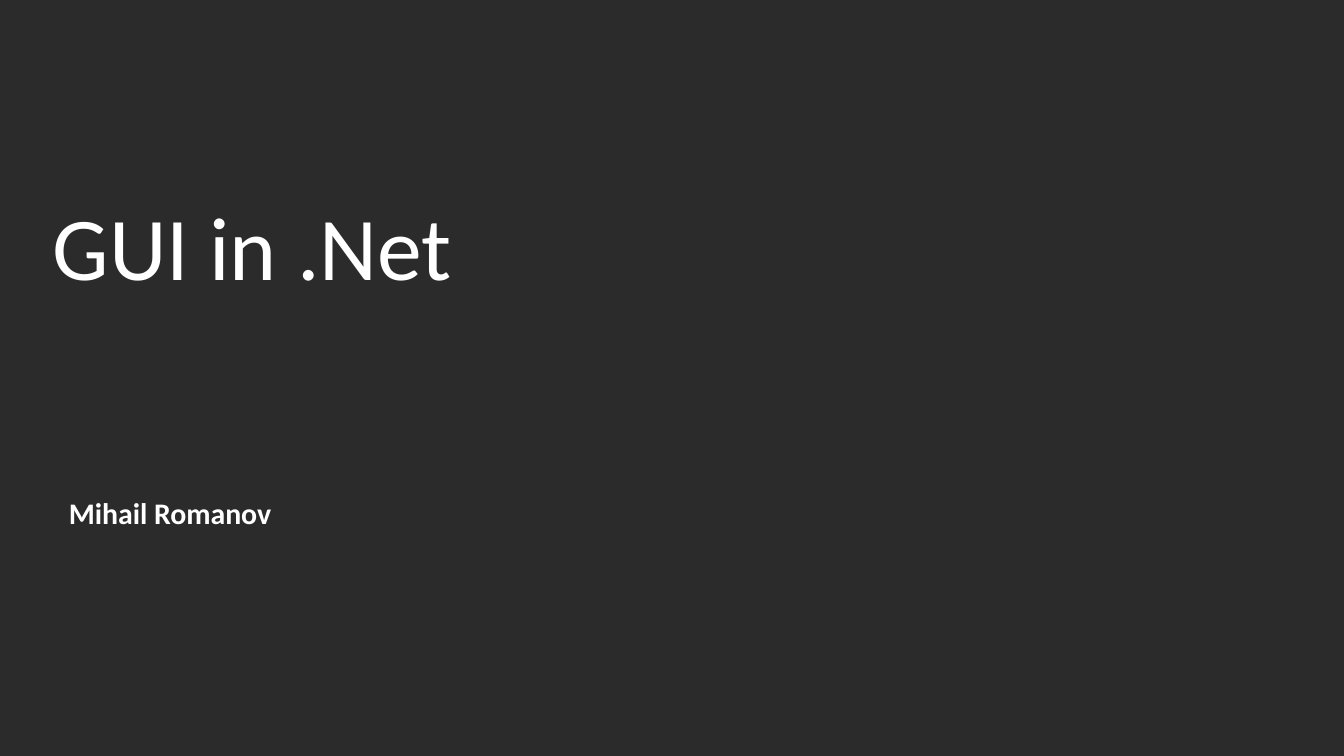
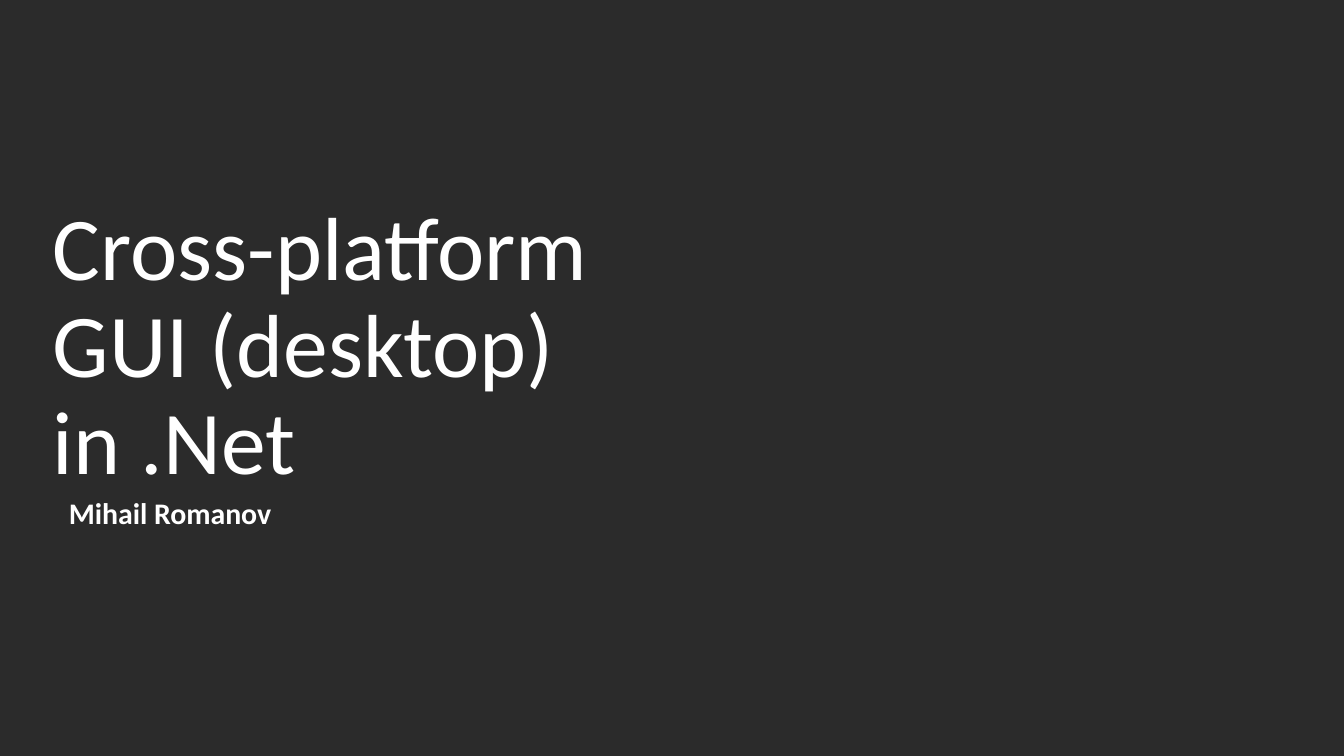
Before and after one commit to MihailRomanov/TechTalks_GUI_in_Net, a slide deck: slide 1 of presentation.pptx. Drawn at 1344x756 pixels with LibreOffice and Linux fonts; fonts in the diff are those of the drawing; background and template pictures are left out; a plain dark background stands for a picture behind light text. Boxes give left, top, right and bottom in pixels: in the first picture for what was removed or moved away, otherwise in the second. Text is boxed around its words. In the diff, an @@ line names an element or a change of style, - is before the commit and + after.

```diff
--- a/presentation.pptx
+++ b/presentation.pptx
@@ title at <box>53,218,588,475</box>: text changed @@
-GUI in .Net
+Cross-platform
+GUI (desktop)
+in .Net
```
Also in this commit, not shown: 2 other slides changed, 2 slides added.
